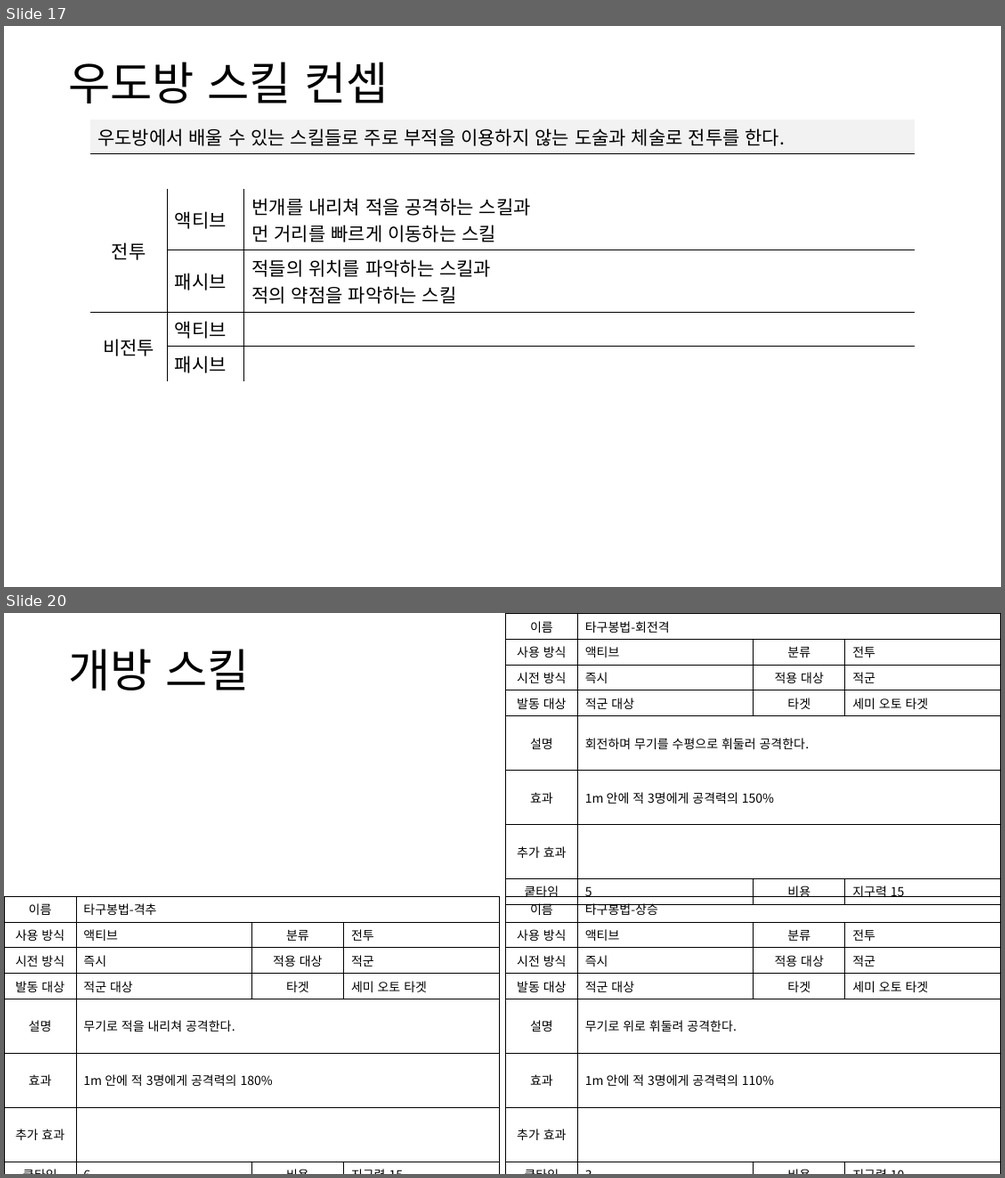
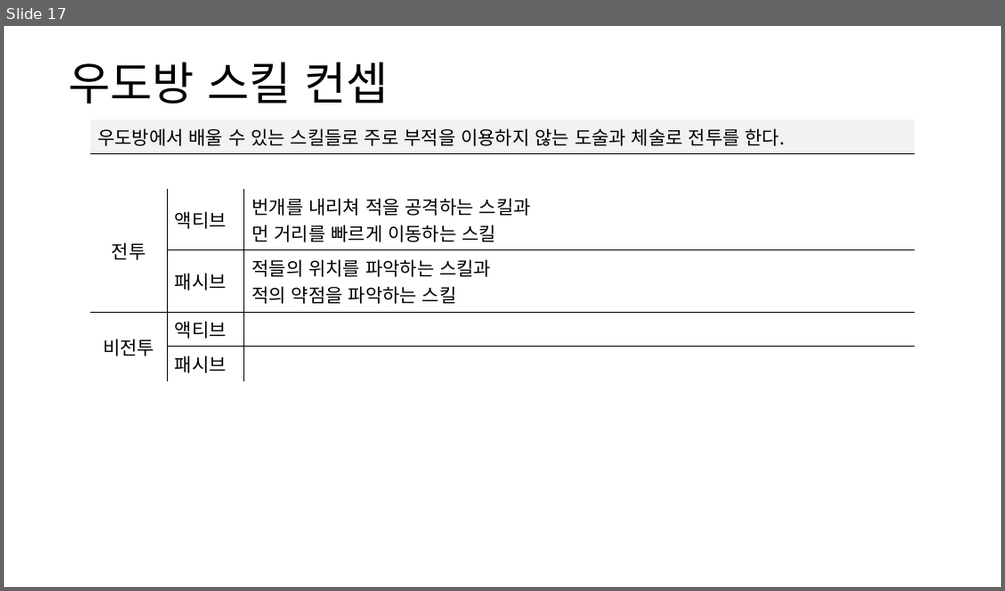
Before and after one commit to yjk0401/unityenginebasic_9th, a slide deck: 기획/방랑엽사전/스킬 기획서.pptx. Shown one above the other, each under a label of ours: slides 17 and 20 before the commit, slide 17 after it; the slides between them are not shown. The pictures are 1005x1178 and 1005x591 pixels, drawn with LibreOffice and Linux fonts; fonts in the diff are those of the drawing. Boxes give left, top, right and bottom in pixels: in the first picture for what was removed or moved away, otherwise in the second. Text is boxed around its words. In the diff, an @@ line names an element or a change of style, - is before the commit and + after.

```diff
--- a/기획/방랑엽사전/스킬 기획서.pptx
+++ b/기획/방랑엽사전/스킬 기획서.pptx
@@ slide 20 removed at bbox=[4, 613, 1001, 1174], background #FFFFFF @@
@@ table removed at bbox=[506, 614, 1001, 918], 8 rows, 4 columns @@
-이름 | 타구봉법-회전격 |  | 
-사용 방식 | 액티브 | 분류 | 전투
-시전 방식 | 즉시 | 적용 대상 | 적군
-발동 대상 | 적군 대상 | 타겟 | 세미 오토 타겟
-설명 | 회전하며 무기를 수평으로 휘둘러 공격한다. |  | 
-효과 | 1m 안에 적 3명에게 공격력의 150% |  | 
-추가 효과 |  |  | 
-쿹타임 | 5 | 비용 | 지구력 15
@@ text removed at bbox=[68, 649, 249, 690] @@
-개방 스킬
@@ table removed at bbox=[4, 896, 500, 1174], 8 rows, 4 columns @@
-이름 | 타구봉법-격추 |  | 
-사용 방식 | 액티브 | 분류 | 전투
-시전 방식 | 즉시 | 적용 대상 | 적군
-발동 대상 | 적군 대상 | 타겟 | 세미 오토 타겟
-설명 | 무기로 적을 내리쳐 공격한다. |  | 
-효과 | 1m 안에 적 3명에게 공격력의 180% |  | 
-추가 효과 |  |  | 
-쿹타임 | 6 | 비용 | 지구력 15
@@ table removed at bbox=[506, 896, 1001, 1174], 8 rows, 4 columns @@
-이름 | 타구봉법-상승 |  | 
-사용 방식 | 액티브 | 분류 | 전투
-시전 방식 | 즉시 | 적용 대상 | 적군
-발동 대상 | 적군 대상 | 타겟 | 세미 오토 타겟
-설명 | 무기로 위로 휘둘려 공격한다. |  | 
-효과 | 1m 안에 적 3명에게 공격력의 110% |  | 
-추가 효과 |  |  | 
-쿹타임 | 3 | 비용 | 지구력 10
```
Also in this commit, not shown: 41 other slides removed, 11 other files.
